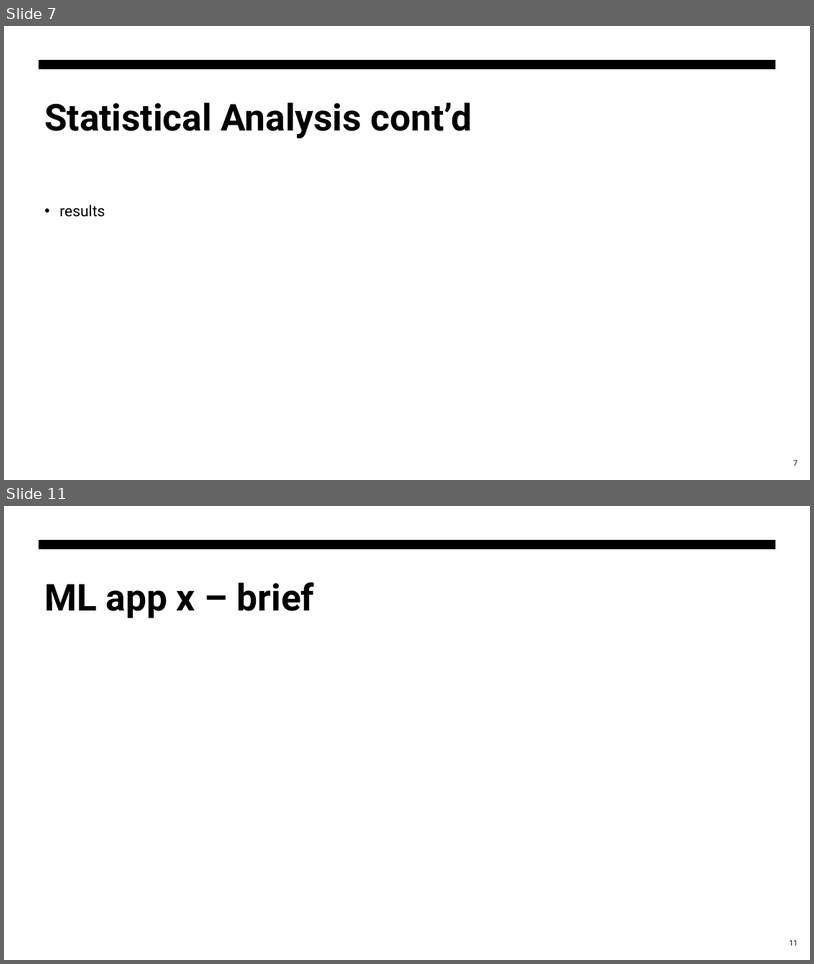
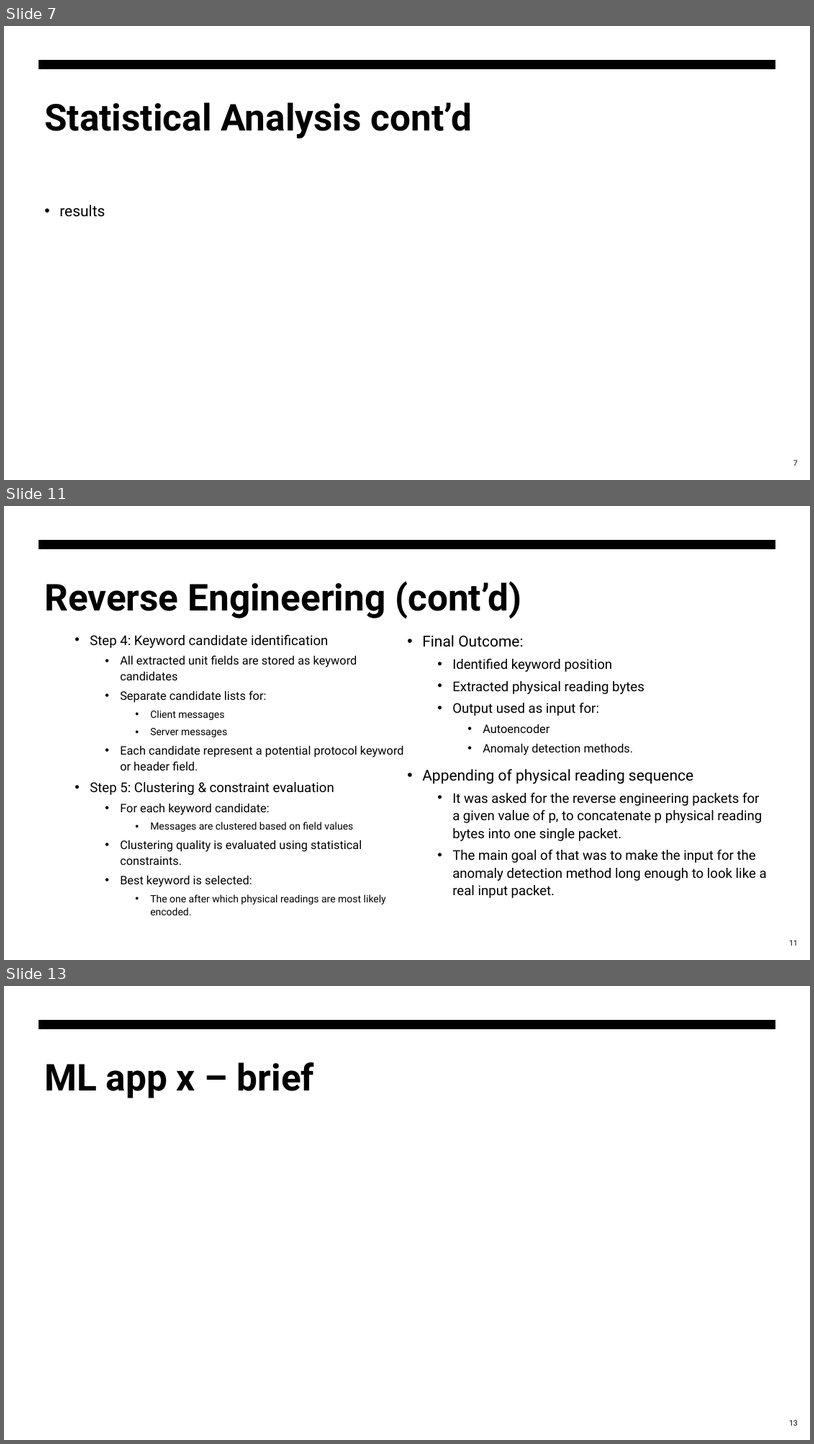
Before and after one commit to abdelazizSalah/Study_Project, a slide deck: Assignment6/Final_presentation.pptx. Shown one above the other, each under a label of ours: slides 7 and 11 before the commit, slides 7, 11 and 13 after it; the slides between them are not shown. The pictures are 814x964 and 814x1444 pixels, drawn with LibreOffice and Linux fonts; fonts in the diff are those of the drawing. Boxes give left, top, right and bottom in pixels: in the first picture for what was removed or moved away, otherwise in the second. Text is boxed around its words. In the diff, an @@ line names an element or a change of style, - is before the commit and + after.

```diff
--- a/Assignment6/Final_presentation.pptx
+++ b/Assignment6/Final_presentation.pptx
@@ slide 11 added at (4,506,810,960), background #FFFFFF; not listed: 1 template element that a slide beside it also shows @@
@@ title added at (44,581,522,619), 44 pt, text #000000, bold @@
+Reverse Engineering (cont’d)
@@ text added at (90,635,767,915), 16 pt, text #000000 @@
+  • Step 4: Keyword candidate identification
+    • All extracted unit fields are stored as keyword candidates
+    • Separate candidate lists for:
+      • Client messages
+      • Server messages
+    • Each candidate represent a potential protocol keyword or header field.
+  • Step 5: Clustering & constraint evaluation
+    • For each keyword candidate:
+      • Messages are clustered based on field values
+    • Clustering quality is evaluated using statistical constraints.
+    • Best keyword is selected:
+      • The one after which physical readings are most likely encoded.
+• Final Outcome:
+  • Identified keyword position
+  • Extracted physical reading bytes
+  • Output used as input for:
+    • Autoencoder
+    • Anomaly detection methods.
+• Appending of physical reading sequence
+  • It was asked for the reverse engineering packets for a given value of p, to concatenate p physical reading bytes into one single packet.
+  • The main goal of that was to make the input for the anomaly detection method long enough to look like a real input packet.
@@ page number added at (790,939,798,945), 9 pt, text #000000 @@
+11
@@ what was slide 11 is now slide 13 @@
@@ page number at (790,1419,798,1425): text changed @@
-11
+13
```
Also in this commit, not shown: 7 slides changed, 12 other slides added, 1 slide removed, 2 other files.
